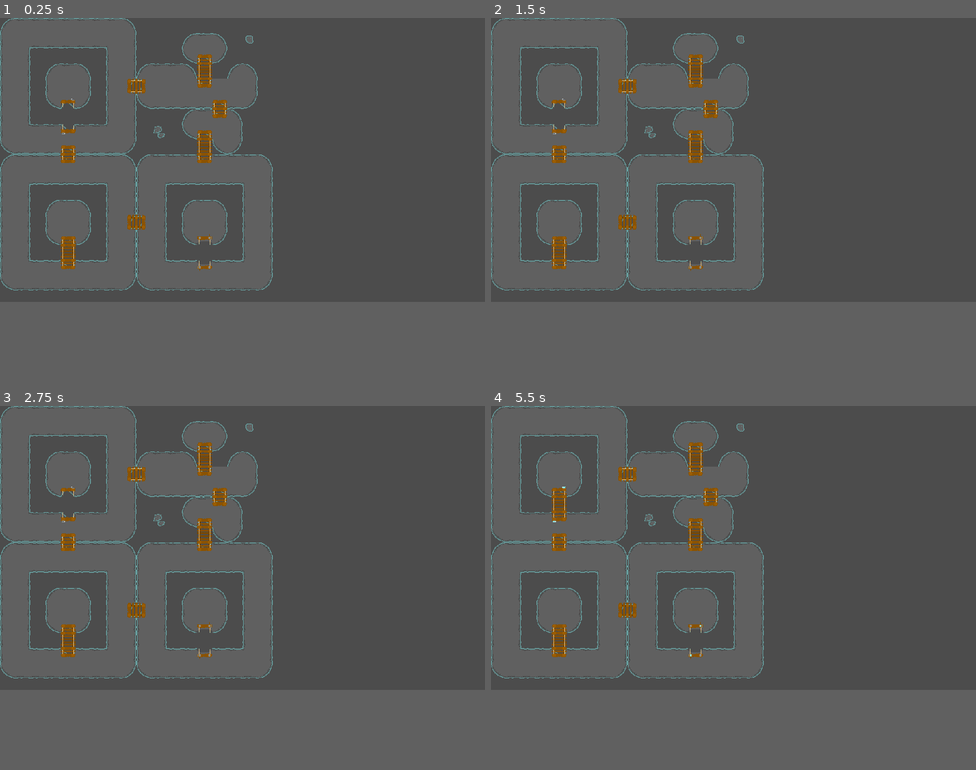
Above: before the commit, frames 1-4 (two rows, left to right).
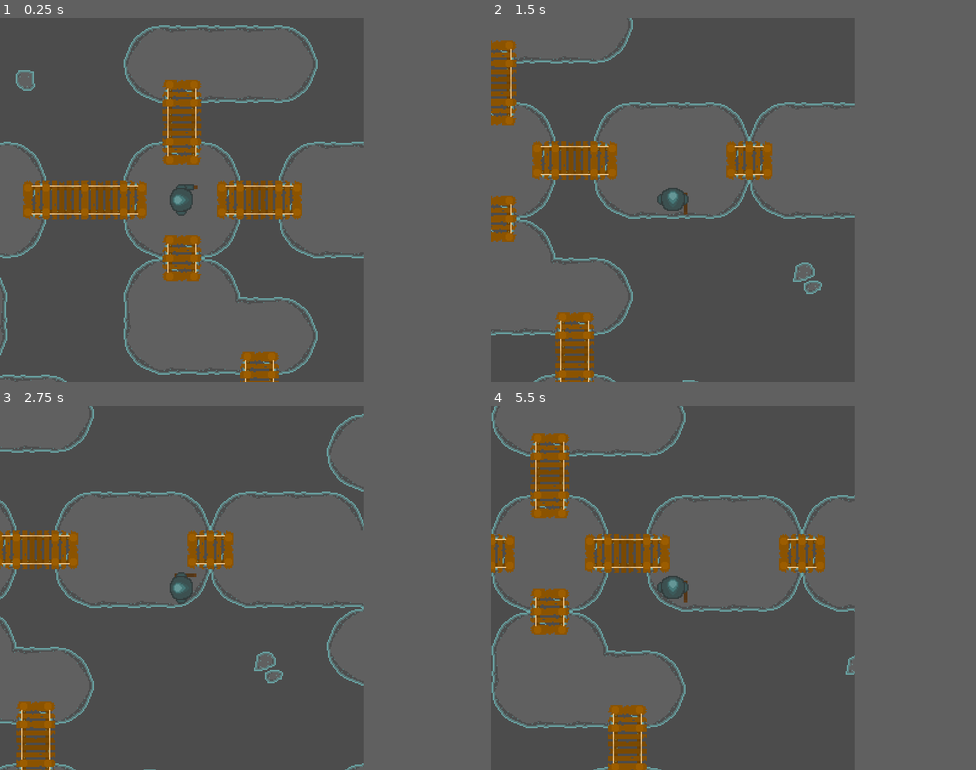
Above: after the commit, the same moments.

Repository: the-alex-g/7DRL_2021
Game: Godot game, scene res://Main/Main.tscn
The game is run twice, just before and just after one commit, with the same random seed, the same clock (stepped at 60 frames per second) and the same inputs. The project has no main scene, so this scene is started directly.
Inputs:
- Up to frame 1 (0.25 s): no input
- Up to frame 2 (1.5 s): tap Enter at 0.5 s; hold D (right, bound only after the commit) 0.53-1.28 s; hold S (down, bound only after the commit) from 1.28 s (still down)
- Up to frame 3 (2.75 s): release S (down, bound only after the commit) at 2.03 s; hold D (right, bound only after the commit) from 2.03 s (still down)
- Up to frame 4 (5.5 s): release D (right, bound only after the commit) at 2.78 s; hold Up (ui_up) 2.78-3.53 s; tap Space at 3.5 s; hold A (left, bound only after the commit) 3.53-5.03 s; hold S (down, bound only after the commit) from 5.03 s (still down)
In our replay, the window is 800x468 before the commit and 600x600 after it. These sizes can differ from the game's own. Grey fills any space a smaller window leaves; there, only what the larger window draws over its background counts as a difference.

The runs differ from the first frame. In frame 1, 12% of the frame differs, in the area x 0-75%, y 0-100%; in frame 2, 9.9%; in frame 3, 8.4%; in frame 4, 11%.

Commit message:
Add player and player start tile

Diff:
--- a/project/Main/Main.gd
+++ b/project/Main/Main.gd
@@ -13,7 +13,10 @@
 
 # onready variables
 
+func _on_spawn_player(player:KinematicBody2D)->void:
+	call_deferred("add_child", player)
 
-func _process(delta):
-	if Input.is_action_just_pressed("ui_up"):
-		emit_signal("update_bridges")
+
+func _on_spawn_enemies(enemies:Array)->void:
+	for enemy in enemies:
+		call_deferred("add_child", enemy)
--- a/project/Map/MapGenerator.gd
+++ b/project/Map/MapGenerator.gd
@@ -7,15 +7,24 @@
 # constants
 const _MAP_SEGMENT := "res://Map/TileSegments/Segment"
 const _BOSS_SEGMENT := "res://Map/TileSegments/BossSegment"
+const _PLAYER_START_SEGMENT := "res://Map/TileSegments/StartSegment.tscn"
 const _MAP_SEGMENT_EXTENSION := ".tscn"
 const _SEGMENT_SIZE := 9
 const _CELL_SIZE := 32
 const _TILE_SEGMENTS := 1
 const _MAP_POSITIONS := [
 	{"position":Vector2(0,0), "sides":{"north":true, "south":false, "west":true, "east":false}},
-	{"position":Vector2(0,1), "sides":{"north":false, "south":true, "west":true, "east":false}},
-	{"position":Vector2(1,0), "sides":{"north":true, "south":false, "west":false, "east":true}},
-	{"position":Vector2(1,1), "sides":{"north":false, "south":true, "west":false, "east":true}},
+	{"position":Vector2(0,1), "sides":{"north":false, "south":false, "west":true, "east":false}},
+	{"position":Vector2(0,2), "sides":{"north":false, "south":true, "west":true, "east":false}},
+	{"position":Vector2(1,0), "sides":{"north":true, "south":false, "west":false, "east":false}},
+	{"position":Vector2(2,0), "sides":{"north":true, "south":false, "west":false, "east":false}},
+	{"position":Vector2(1,1), "sides":{"north":false, "south":false, "west":false, "east":false}},
+	{"position":Vector2(2,1), "sides":{"north":false, "south":false, "west":false, "east":false}},
+	{"position":Vector2(1,2), "sides":{"north":false, "south":false, "west":false, "east":false}},
+	{"position":Vector2(2,2), "sides":{"north":false, "south":true, "west":false, "east":true}},
+	{"position":Vector2(1,3), "sides":{"north":false, "south":true, "west":true, "east":true}},
+	{"position":Vector2(3,0), "sides":{"north":true, "south":false, "west":false, "east":true}},
+	{"position":Vector2(3,1), "sides":{"north":false, "south":true, "west":false, "east":true}},
 ]
 
 # exported variables
@@ -32,21 +41,32 @@
 
 func _ready():
 	randomize()
-	for i in 3:
+	for i in 4:
 		var map_positions := _MAP_POSITIONS.size()
 		var index := randi()%map_positions
 		var map_position:Dictionary = _MAP_POSITIONS[index]
 		_MAP_POSITIONS.remove(index)
-		var boss_segment_to_load := _BOSS_SEGMENT+str(i)+_MAP_SEGMENT_EXTENSION
-		var boss_segment:Node2D = load(boss_segment_to_load).instance()
 		var tile_segment_position:Vector2 = map_position["position"]
 		tile_segment_position *= _SEGMENT_SIZE*_CELL_SIZE
-		boss_segment.position = tile_segment_position
-		for side in map_position["sides"]:
-			var side_value:bool = map_position["sides"][side]
-			boss_segment.set(side, side_value)
-		_map_segments.add_child(boss_segment)
-		set("_boss_segment_"+str(i), boss_segment)
+		if i < 3:
+			var boss_segment_to_load := _BOSS_SEGMENT+str(i)+_MAP_SEGMENT_EXTENSION
+			var boss_segment:Node2D = load(boss_segment_to_load).instance()
+			boss_segment.position = tile_segment_position
+			for side in map_position["sides"]:
+				var side_value:bool = map_position["sides"][side]
+				boss_segment.set(side, side_value)
+			_map_segments.add_child(boss_segment)
+			set("_boss_segment_"+str(i), boss_segment)
+		else:
+			var start_segment:Node2D = load(_PLAYER_START_SEGMENT).instance()
+			start_segment.position = tile_segment_position
+			for side in map_position["sides"]:
+				var side_value:bool = map_position["sides"][side]
+				start_segment.set(side, side_value)
+			_ignore = start_segment.connect("spawn_player", get_parent(), "_on_spawn_player")
+			_ignore = start_segment.connect("spawn_enemies", get_parent(), "_on_spawn_enemies")
+			_map_segments.add_child(start_segment)
+
 
 	for spot in _MAP_POSITIONS:
 		var tile_segment_position:Vector2 = spot["position"]
@@ -58,6 +78,7 @@
 		for side in spot["sides"]:
 			var side_value:bool = spot["sides"][side]
 			segment.set(side, side_value)
+		_ignore = segment.connect("spawn_enemies", get_parent(), "_on_spawn_enemies")
 		_map_segments.add_child(segment)
 
 
--- /dev/null
+++ b/project/Map/TileSegments/BossSegment.gd
@@ -0,0 +1,27 @@
+extends MapSegment
+
+# signals
+
+# enums
+
+# constants
+const BOSS_BRIDGE_ADVANCEMENT := {19:21, 21:23, 20:22, 22:24, 32:33, 33:13, 25:27, 26:28}
+
+# exported variables
+
+# variables
+
+# onready variables
+
+
+func update_boss_bridges()->void:
+	var new_boss_tiles := []
+	for tile in _boss_bridge_sections:
+		var tile_index:int = tile["index"]
+		var tile_position:Vector2 = tile["position"]
+		if BOSS_BRIDGE_ADVANCEMENT.has(tile_index):
+			var next_tile:int = BOSS_BRIDGE_ADVANCEMENT[tile_index]
+			var new_tile := {"position":tile_position, "index":next_tile}
+			new_boss_tiles.append(new_tile)
+			_tilemap.set_cellv(tile_position, next_tile)
+	_boss_bridge_sections = new_boss_tiles
--- a/project/Map/TileSegments/BossSegment0.tscn
+++ b/project/Map/TileSegments/BossSegment0.tscn
@@ -1,7 +1,7 @@
 [gd_scene load_steps=3 format=2]
 
 [ext_resource path="res://Map/TileSegments/IslandTiles.tres" type="TileSet" id=1]
-[ext_resource path="res://Map/TileSegments/Segment.gd" type="Script" id=2]
+[ext_resource path="res://Map/TileSegments/BossSegment.gd" type="Script" id=2]
 
 [node name="BossSegment0" type="Node2D"]
 script = ExtResource( 2 )
--- a/project/Map/TileSegments/BossSegment1.tscn
+++ b/project/Map/TileSegments/BossSegment1.tscn
@@ -1,7 +1,7 @@
 [gd_scene load_steps=3 format=2]
 
 [ext_resource path="res://Map/TileSegments/IslandTiles.tres" type="TileSet" id=1]
-[ext_resource path="res://Map/TileSegments/Segment.gd" type="Script" id=2]
+[ext_resource path="res://Map/TileSegments/BossSegment.gd" type="Script" id=2]
 
 [node name="BossSegment1" type="Node2D"]
 script = ExtResource( 2 )
--- a/project/Map/TileSegments/BossSegment2.tscn
+++ b/project/Map/TileSegments/BossSegment2.tscn
@@ -1,7 +1,7 @@
 [gd_scene load_steps=3 format=2]
 
 [ext_resource path="res://Map/TileSegments/IslandTiles.tres" type="TileSet" id=1]
-[ext_resource path="res://Map/TileSegments/Segment.gd" type="Script" id=2]
+[ext_resource path="res://Map/TileSegments/BossSegment.gd" type="Script" id=2]
 
 [node name="BossSegment2" type="Node2D"]
 script = ExtResource( 2 )
--- a/project/Map/TileSegments/IslandTiles.tres
+++ b/project/Map/TileSegments/IslandTiles.tres
@@ -22,6 +22,24 @@
 
 [sub_resource type="ConvexPolygonShape2D" id=7]
 points = PoolVector2Array( 0.65274, 26.9838, 30.7453, 25.8264, 30.7453, 30.456, 1.23145, 31.6134 )
+
+[sub_resource type="ConvexPolygonShape2D" id=13]
+points = PoolVector2Array( 0, 0, 32, 0, 32, 3.83313, 0, 3.35089 )
+
+[sub_resource type="ConvexPolygonShape2D" id=14]
+points = PoolVector2Array( 0, 27.9458, 32, 27.4635, 32, 32, 0, 32 )
+
+[sub_resource type="ConvexPolygonShape2D" id=15]
+points = PoolVector2Array( 0, 0, 32, 0, 32, 4.79764, 0, 4.3154 )
+
+[sub_resource type="ConvexPolygonShape2D" id=16]
+points = PoolVector2Array( 0, 26.499, 32, 26.9813, 32, 32, 0, 32 )
+
+[sub_resource type="ConvexPolygonShape2D" id=17]
+points = PoolVector2Array( 0, 28.0156, 32, 27.0511, 32, 32, 0, 32 )
+
+[sub_resource type="ConvexPolygonShape2D" id=18]
+points = PoolVector2Array( 0, 0, 32, 0, 32, 4.38522, 0, 4.86746 )
 
 [sub_resource type="ConvexPolygonShape2D" id=8]
 points = PoolVector2Array( 6.50461, 7.93982, 32, 0, 12.8703, 14.8843, 0, 32 )
@@ -397,9 +415,16 @@
 19/navigation_offset = Vector2( 0, 0 )
 19/shape_offset = Vector2( 0, 0 )
 19/shape_transform = Transform2D( 1, 0, 0, 1, 0, 0 )
+19/shape = SubResource( 13 )
 19/shape_one_way = false
-19/shape_one_way_margin = 0.0
-19/shapes = [  ]
+19/shape_one_way_margin = 1.0
+19/shapes = [ {
+"autotile_coord": Vector2( 0, 0 ),
+"one_way": false,
+"one_way_margin": 1.0,
+"shape": SubResource( 13 ),
+"shape_transform": Transform2D( 1, 0, 0, 1, 0, 0 )
+} ]
 19/z_index = 0
 20/name = "Tiles.png 20"
 20/texture = ExtResource( 1 )
@@ -411,9 +436,16 @@
 20/navigation_offset = Vector2( 0, 0 )
 20/shape_offset = Vector2( 0, 0 )
 20/shape_transform = Transform2D( 1, 0, 0, 1, 0, 0 )
+20/shape = SubResource( 14 )
 20/shape_one_way = false
-20/shape_one_way_margin = 0.0
-20/shapes = [  ]
+20/shape_one_way_margin = 1.0
+20/shapes = [ {
+"autotile_coord": Vector2( 0, 0 ),
+"one_way": false,
+"one_way_margin": 1.0,
+"shape": SubResource( 14 ),
+"shape_transform": Transform2D( 1, 0, 0, 1, 0, 0 )
+} ]
 20/z_index = 0
 21/name = "Tiles.png 21"
 21/texture = ExtResource( 1 )
@@ -425,9 +457,16 @@
 21/navigation_offset = Vector2( 0, 0 )
 21/shape_offset = Vector2( 0, 0 )
 21/shape_transform = Transform2D( 1, 0, 0, 1, 0, 0 )
+21/shape = SubResource( 15 )
 21/shape_one_way = false
-21/shape_one_way_margin = 0.0
-21/shapes = [  ]
+21/shape_one_way_margin = 1.0
+21/shapes = [ {
+"autotile_coord": Vector2( 0, 0 ),
+"one_way": false,
+"one_way_margin": 1.0,
+"shape": SubResource( 15 ),
+"shape_transform": Transform2D( 1, 0, 0, 1, 0, 0 )
+} ]
 21/z_index = 0
 22/name = "Tiles.png 22"
 22/texture = ExtResource( 1 )
@@ -439,9 +478,16 @@
 22/navigation_offset = Vector2( 0, 0 )
 22/shape_offset = Vector2( 0, 0 )
 22/shape_transform = Transform2D( 1, 0, 0, 1, 0, 0 )
+22/shape = SubResource( 16 )
 22/shape_one_way = false
-22/shape_one_way_margin = 0.0
-22/shapes = [  ]
+22/shape_one_way_margin = 1.0
+22/shapes = [ {
+"autotile_coord": Vector2( 0, 0 ),
+"one_way": false,
+"one_way_margin": 1.0,
+"shape": SubResource( 16 ),
+"shape_transform": Transform2D( 1, 0, 0, 1, 0, 0 )
+} ]
 22/z_index = 0
 23/name = "Tiles.png 23"
 23/texture = ExtResource( 1 )
@@ -481,9 +527,16 @@
 25/navigation_offset = Vector2( 0, 0 )
 25/shape_offset = Vector2( 0, 0 )
 25/shape_transform = Transform2D( 1, 0, 0, 1, 0, 0 )
+25/shape = SubResource( 17 )
 25/shape_one_way = false
-25/shape_one_way_margin = 0.0
-25/shapes = [  ]
+25/shape_one_way_margin = 1.0
+25/shapes = [ {
+"autotile_coord": Vector2( 0, 0 ),
+"one_way": false,
+"one_way_margin": 1.0,
+"shape": SubResource( 17 ),
+"shape_transform": Transform2D( 1, 0, 0, 1, 0, 0 )
+} ]
 25/z_index = 0
 26/name = "Tiles.png 26"
 26/texture = ExtResource( 1 )
@@ -495,9 +548,16 @@
 26/navigation_offset = Vector2( 0, 0 )
 26/shape_offset = Vector2( 0, 0 )
 26/shape_transform = Transform2D( 1, 0, 0, 1, 0, 0 )
+26/shape = SubResource( 18 )
 26/shape_one_way = false
-26/shape_one_way_margin = 0.0
-26/shapes = [  ]
+26/shape_one_way_margin = 1.0
+26/shapes = [ {
+"autotile_coord": Vector2( 0, 0 ),
+"one_way": false,
+"one_way_margin": 1.0,
+"shape": SubResource( 18 ),
+"shape_transform": Transform2D( 1, 0, 0, 1, 0, 0 )
+} ]
 26/z_index = 0
 27/name = "Tiles.png 27"
 27/texture = ExtResource( 1 )
--- /dev/null
+++ b/project/Map/TileSegments/NormalSegment.gd
@@ -0,0 +1,14 @@
+extends MapSegment
+
+# signals
+signal spawn_enemies
+
+# enums
+
+# constants
+
+# exported variables
+
+# variables
+
+# onready variables
--- a/project/Map/TileSegments/Segment.gd
+++ b/project/Map/TileSegments/Segment.gd
@@ -1,3 +1,4 @@
+class_name MapSegment
 extends Node2D
 
 # signals
@@ -8,7 +9,6 @@
 const BRIDGE_INDEXES := [13, 14]
 const CONNECTION_INDEXES := [15, 16, 17, 18]
 const CONNECTION_TO_SIDE := {15:12, 16:10, 17:11, 18:9}
-const BOSS_BRIDGE_ADVANCEMENT := {19:21, 21:23, 20:22, 22:24, 32:33, 33:13, 25:27, 26:28}
 const BOSS_BRIDGE_SECTIONS := [19, 20, 32, 33, 26, 25]
 
 # exported variables
@@ -145,16 +145,3 @@
 		if item.hash() == tile.hash():
 			return true
 	return false
-
-
-func update_boss_bridges()->void:
-	var new_boss_tiles := []
-	for tile in _boss_bridge_sections:
-		var tile_index:int = tile["index"]
-		var tile_position:Vector2 = tile["position"]
-		if BOSS_BRIDGE_ADVANCEMENT.has(tile_index):
-			var next_tile:int = BOSS_BRIDGE_ADVANCEMENT[tile_index]
-			var new_tile := {"position":tile_position, "index":next_tile}
-			new_boss_tiles.append(new_tile)
-			_tilemap.set_cellv(tile_position, next_tile)
-	_boss_bridge_sections = new_boss_tiles
--- a/project/Map/TileSegments/Segment0.tscn
+++ b/project/Map/TileSegments/Segment0.tscn
@@ -1,6 +1,6 @@
 [gd_scene load_steps=3 format=2]
 
-[ext_resource path="res://Map/TileSegments/Segment.gd" type="Script" id=1]
+[ext_resource path="res://Map/TileSegments/NormalSegment.gd" type="Script" id=1]
 [ext_resource path="res://Map/TileSegments/IslandTiles.tres" type="TileSet" id=2]
 
 [node name="Segment0" type="Node2D"]
--- /dev/null
+++ b/project/Map/TileSegments/StartSegment.gd
@@ -0,0 +1,19 @@
+extends "res://Map/TileSegments/NormalSegment.gd"
+
+# signals
+signal spawn_player(player)
+# enums
+
+# constants
+const PLAYER := "res://Player/Player.tscn"
+# exported variables
+
+# variables
+
+# onready variables
+onready var player_starting_location := $PlayerStart
+
+func _ready():
+	var player:KinematicBody2D = load(PLAYER).instance()
+	player.position = player_starting_location.get_global_transform().origin
+	emit_signal("spawn_player", player)
--- /dev/null
+++ b/project/Map/TileSegments/StartSegment.tscn
@@ -0,0 +1,16 @@
+[gd_scene load_steps=3 format=2]
+
+[ext_resource path="res://Map/TileSegments/IslandTiles.tres" type="TileSet" id=1]
+[ext_resource path="res://Map/TileSegments/StartSegment.gd" type="Script" id=2]
+
+[node name="StartSegment" type="Node2D"]
+script = ExtResource( 2 )
+
+[node name="TileMap" type="TileMap" parent="."]
+tile_set = ExtResource( 1 )
+cell_size = Vector2( 32, 32 )
+format = 1
+tile_data = PoolIntArray( 1, 5, 0, 2, 11, 0, 3, 11, 0, 4, 17, 0, 5, 8, 0, 65537, 6, 0, 65538, 15, 0, 65539, 12, 0, 65540, 12, 0, 65541, 7, 0, 131074, 13, 0, 196609, 5, 0, 196610, 17, 0, 196611, 8, 0, 196613, 5, 0, 196614, 11, 0, 196615, 11, 0, 196616, 8, 0, 262144, 14, 0, 262145, 18, 0, 262146, 0, 0, 262147, 16, 0, 262148, 14, 0, 262149, 18, 0, 262150, 0, 0, 262151, 0, 0, 262152, 16, 0, 327681, 6, 0, 327682, 15, 0, 327683, 7, 0, 327685, 6, 0, 327686, 12, 0, 327687, 12, 0, 327688, 7, 0, 393217, 5, 0, 393218, 17, 0, 393219, 8, 0, 458753, 9, 0, 458754, 0, 0, 458755, 2, 0, 458756, 11, 0, 458757, 8, 0, 524289, 6, 0, 524290, 12, 0, 524291, 12, 0, 524292, 15, 0, 524293, 7, 0 )
+
+[node name="PlayerStart" type="Position2D" parent="."]
+position = Vector2( 80, 144 )
--- /dev/null
+++ b/project/Player/Player.gd
@@ -0,0 +1,46 @@
+class_name Player
+extends KinematicBody2D
+
+# signals
+
+# enums
+
+# constants
+
+# exported variables
+export var _speed := 200
+
+# variables
+var _ignore
+var _weapon_type := "staff"
+var _clothes_type := "blue_robes"
+
+# onready variables
+onready var _weapon := $Weapons
+onready var _clothes := $Clothes
+
+
+func _physics_process(delta)->void:
+	var velocity := Vector2.ZERO
+	if Input.is_action_pressed("down"):
+		velocity.y += 1
+	if Input.is_action_pressed("up"):
+		velocity.y -= 1
+	if Input.is_action_pressed("right"):
+		velocity.x += 1
+	if Input.is_action_pressed("left"):
+		velocity.x -= 1
+	if velocity != Vector2.ZERO:
+		rotation = velocity.angle()
+		velocity *= _speed*delta
+		_ignore = move_and_collide(velocity)
+	_get_animation(velocity)
+
+
+func _get_animation(velocity:Vector2)->void:
+	var anim_type := ""
+	if velocity == Vector2.ZERO:
+		anim_type = "idle_"
+	else: anim_type = "walking_"
+	_weapon.play(anim_type+_weapon_type)
+	_clothes.play(anim_type+_clothes_type)
--- /dev/null
+++ b/project/Player/Player.tscn
@@ -0,0 +1,83 @@
+[gd_scene load_steps=15 format=2]
+
+[ext_resource path="res://Art/Clothing.png" type="Texture" id=1]
+[ext_resource path="res://Art/Weapons.png" type="Texture" id=2]
+[ext_resource path="res://Player/Player.gd" type="Script" id=3]
+
+[sub_resource type="CircleShape2D" id=1]
+
+[sub_resource type="AtlasTexture" id=2]
+atlas = ExtResource( 1 )
+region = Rect2( 96, 0, 32, 32 )
+
+[sub_resource type="AtlasTexture" id=3]
+atlas = ExtResource( 1 )
+region = Rect2( 0, 0, 32, 32 )
+
+[sub_resource type="AtlasTexture" id=4]
+atlas = ExtResource( 1 )
+region = Rect2( 32, 0, 32, 32 )
+
+[sub_resource type="AtlasTexture" id=5]
+atlas = ExtResource( 1 )
+region = Rect2( 64, 0, 32, 32 )
+
+[sub_resource type="SpriteFrames" id=6]
+animations = [ {
+"frames": [ SubResource( 2 ) ],
+"loop": true,
+"name": "idle_blue_robes",
+"speed": 5.0
+}, {
+"frames": [ SubResource( 3 ), SubResource( 4 ), SubResource( 3 ), SubResource( 5 ) ],
+"loop": true,
+"name": "walking_blue_robes",
+"speed": 5.0
+} ]
+
+[sub_resource type="AtlasTexture" id=11]
+atlas = ExtResource( 2 )
+region = Rect2( 32, 0, 32, 32 )
+
+[sub_resource type="AtlasTexture" id=7]
+atlas = ExtResource( 2 )
+region = Rect2( 0, 0, 32, 32 )
+
+[sub_resource type="AtlasTexture" id=8]
+atlas = ExtResource( 2 )
+region = Rect2( 64, 0, 32, 32 )
+
+[sub_resource type="AtlasTexture" id=9]
+atlas = ExtResource( 2 )
+region = Rect2( 32, 0, 32, 32 )
+
+[sub_resource type="SpriteFrames" id=10]
+animations = [ {
+"frames": [ SubResource( 11 ) ],
+"loop": true,
+"name": "idle_staff",
+"speed": 5.0
+}, {
+"frames": [ SubResource( 7 ), SubResource( 8 ), SubResource( 7 ), SubResource( 9 ) ],
+"loop": true,
+"name": "walking_staff",
+"speed": 5.0
+} ]
+
+[node name="Player" type="KinematicBody2D"]
+script = ExtResource( 3 )
+
+[node name="CollisionShape2D" type="CollisionShape2D" parent="."]
+shape = SubResource( 1 )
+
+[node name="Clothes" type="AnimatedSprite" parent="."]
+frames = SubResource( 6 )
+animation = "idle_blue_robes"
+
+[node name="Weapons" type="AnimatedSprite" parent="."]
+frames = SubResource( 10 )
+animation = "idle_staff"
+
+[node name="Camera2D" type="Camera2D" parent="."]
+current = true
+zoom = Vector2( 0.5, 0.5 )
--- a/project/project.godot
+++ b/project/project.godot
@@ -8,9 +8,20 @@
 
 config_version=4
 
-_global_script_classes=[  ]
+_global_script_classes=[ {
+"base": "Node2D",
+"class": "MapSegment",
+"language": "GDScript",
+"path": "res://Map/TileSegments/Segment.gd"
+}, {
+"base": "KinematicBody2D",
+"class": "Player",
+"language": "GDScript",
+"path": "res://Player/Player.gd"
+} ]
 _global_script_class_icons={
-
+"MapSegment": "",
+"Player": ""
 }
 
 [application]
@@ -20,6 +31,7 @@
 
 [display]
 
+window/size/width=600
 window/stretch/mode="2d"
 window/stretch/aspect="keep"
 
@@ -27,6 +39,33 @@
 
 script_templates_search_path="../template_scripts"
 
+[input]
+
+up={
+"deadzone": 0.5,
+"events": [ Object(InputEventKey,"resource_local_to_scene":false,"resource_name":"","device":0,"alt":false,"shift":false,"control":false,"meta":false,"command":false,"pressed":false,"scancode":16777232,"unicode":0,"echo":false,"script":null)
+, Object(InputEventKey,"resource_local_to_scene":false,"resource_name":"","device":0,"alt":false,"shift":false,"control":false,"meta":false,"command":false,"pressed":false,"scancode":87,"unicode":0,"echo":false,"script":null)
+ ]
+}
+down={
+"deadzone": 0.5,
+"events": [ Object(InputEventKey,"resource_local_to_scene":false,"resource_name":"","device":0,"alt":false,"shift":false,"control":false,"meta":false,"command":false,"pressed":false,"scancode":83,"unicode":0,"echo":false,"script":null)
+, Object(InputEventKey,"resource_local_to_scene":false,"resource_name":"","device":0,"alt":false,"shift":false,"control":false,"meta":false,"command":false,"pressed":false,"scancode":16777234,"unicode":0,"echo":false,"script":null)
+ ]
+}
+left={
+"deadzone": 0.5,
+"events": [ Object(InputEventKey,"resource_local_to_scene":false,"resource_name":"","device":0,"alt":false,"shift":false,"control":false,"meta":false,"command":false,"pressed":false,"scancode":65,"unicode":0,"echo":false,"script":null)
+, Object(InputEventKey,"resource_local_to_scene":false,"resource_name":"","device":0,"alt":false,"shift":false,"control":false,"meta":false,"command":false,"pressed":false,"scancode":16777231,"unicode":0,"echo":false,"script":null)
+ ]
+}
+right={
+"deadzone": 0.5,
+"events": [ Object(InputEventKey,"resource_local_to_scene":false,"resource_name":"","device":0,"alt":false,"shift":false,"control":false,"meta":false,"command":false,"pressed":false,"scancode":68,"unicode":0,"echo":false,"script":null)
+, Object(InputEventKey,"resource_local_to_scene":false,"resource_name":"","device":0,"alt":false,"shift":false,"control":false,"meta":false,"command":false,"pressed":false,"scancode":16777233,"unicode":0,"echo":false,"script":null)
+ ]
+}
+
 [rendering]
 
 quality/driver/driver_name="GLES2"
Not shown: 1 places in project/Map/TileSegments/IslandTiles.tres that only renumber resources
